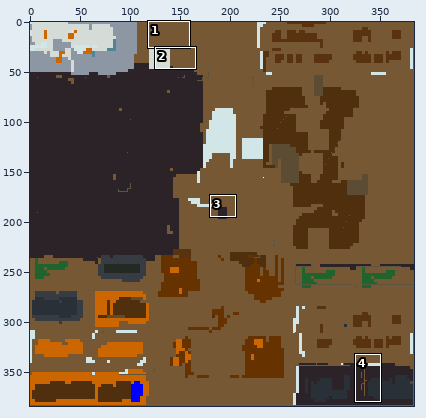
Sprite sheet -- 幻梦西游/maps/EntryMap/minimapimage.png. Above: a wide view before the commit, with the close-up outlined.
Close-up. First the earlier version:
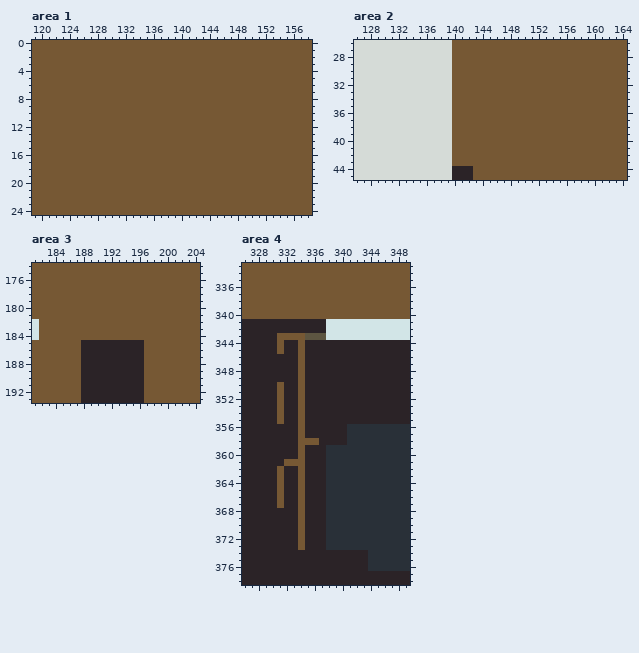
The file is 384x384 pixels. Shown: area 1: x 119..158, y 0..24; area 2: x 126..164, y 26..45; area 3: x 181..204, y 174..193; area 4: x 326..349, y 333..378. The commit also changed other parts of the picture, which this record leaves out.
And afterwards:
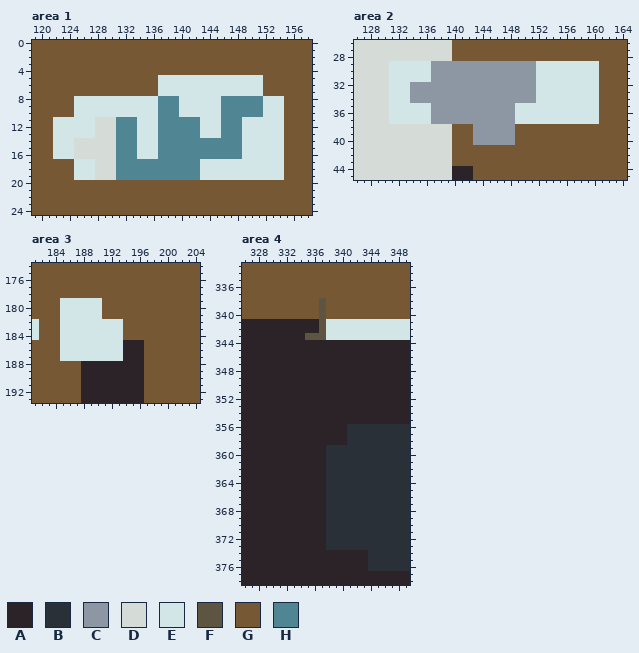
Palette (. is transparent): A #2b2327  B #293038  C #8d97a3  D #d5dbd7  E #d2e5e7  F #5d5541  G #765834  H #508694
The exact change:
Area 1:
y 5..7: x 137..151 GGGGGGGGGGGGGGG -> EEEEEEEEEEEEEEE
y 8..10: x 125..154 GGGGGGGGGGGGGGGGGGGGGGGGGGGGGG -> EEEEEEEEEEEEHHHEEEEEEHHHHHHEEE
y 11..13: x 122..154 GGGGGGGGGGGGGGGGGGGGGGGGGGGGGGGGG -> EEEEEEDDDHHHEEEHHHHHHEEEHHHEEEEEE
y 14..16: x 122..154 GGGGGGGGGGGGGGGGGGGGGGGGGGGGGGGGG -> EEEDDDDDDHHHEEEHHHHHHHHHHHHEEEEEE
y 17..19: x 125..154 GGGGGGGGGGGGGGGGGGGGGGGGGGGGGG -> EEEDDDHHHHHHHHHHHHEEEEEEEEEEEE
Area 2:
y 29..31: x 131..160 DDDDDDDDDGGGGGGGGGGGGGGGGGGGGG -> EEEEEECCCCCCCCCCCCCCCEEEEEEEEE
y 32..34: x 131..160 DDDDDDDDDGGGGGGGGGGGGGGGGGGGGG -> EEECCCCCCCCCCCCCCCCCCEEEEEEEEE
y 35..37: x 131..160 DDDDDDDDDGGGGGGGGGGGGGGGGGGGGG -> EEEEEECCCCCCCCCCCCEEEEEEEEEEEE
y 38..40: x 143..148 GGGGGG -> CCCCCC
Area 3:
y 179..181: x 185..190 GGGGGG -> EEEEEE
y 182..184: x 185..193 GGGGGGGGG -> EEEEEEEEE
y 185..187: x 185..193 GGGAAAAAA -> EEEEEEEEE
Area 4:
y 338..340: x 337 G -> F
y 341..342: x 337 A -> F
y 343: x 331..334 GGGG -> AAAA
y 344..345: x 331 G -> A; x 334 G -> A
y 346..349: x 334 G -> A
y 350..355: x 331 G -> A; x 334 G -> A
y 356..357: x 334 G -> A
y 358: x 334..336 GGG -> AAA
y 359..360: x 334 G -> A
y 361: x 332..334 GGG -> AAA
y 362..367: x 331 G -> A; x 334 G -> A
y 368..373: x 334 G -> A
Changed places in both close-ups, as pixel boxes (x1, y1, x2, y2):
changed: (53, 75, 284, 180)
changed: (389, 61, 599, 145)
changed: (60, 298, 123, 361)
changed: (277, 298, 326, 550)
